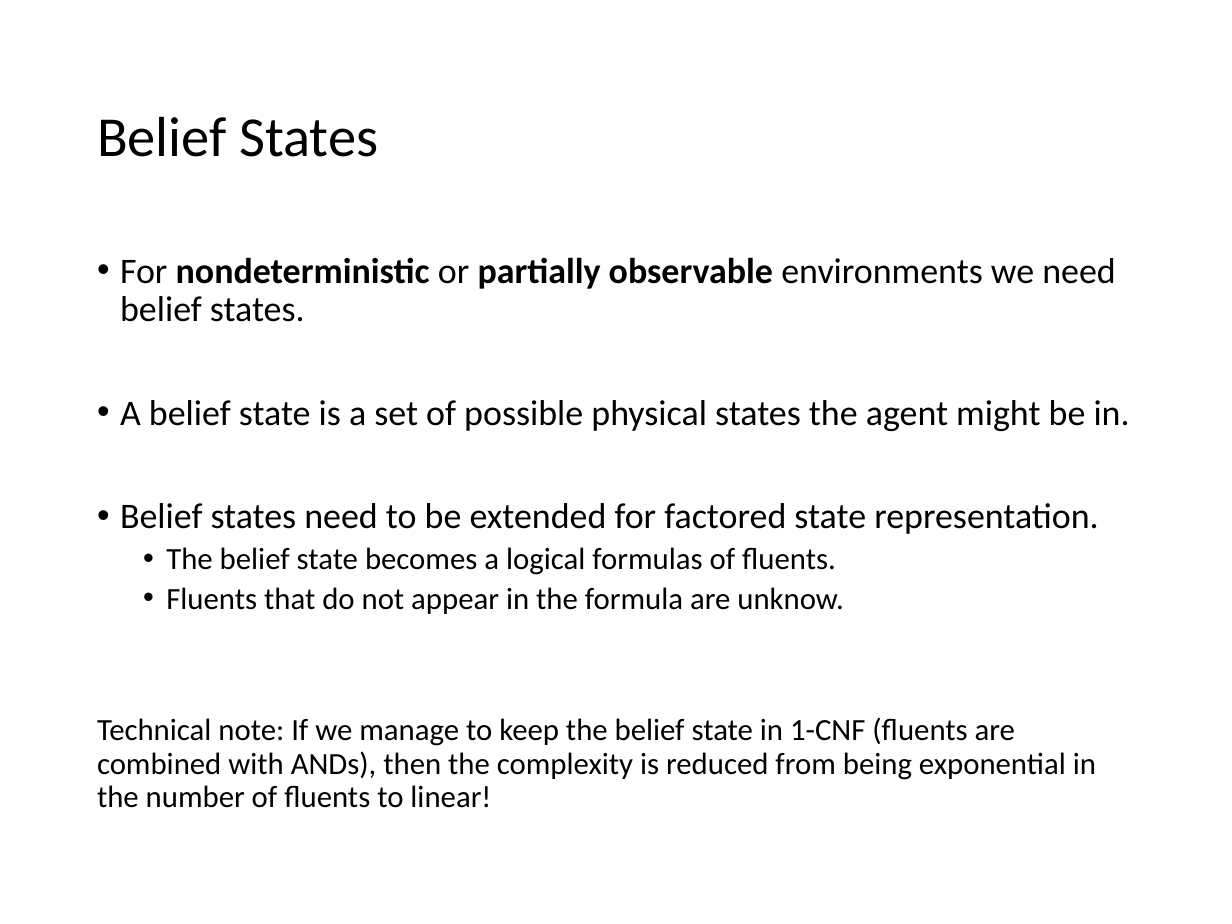
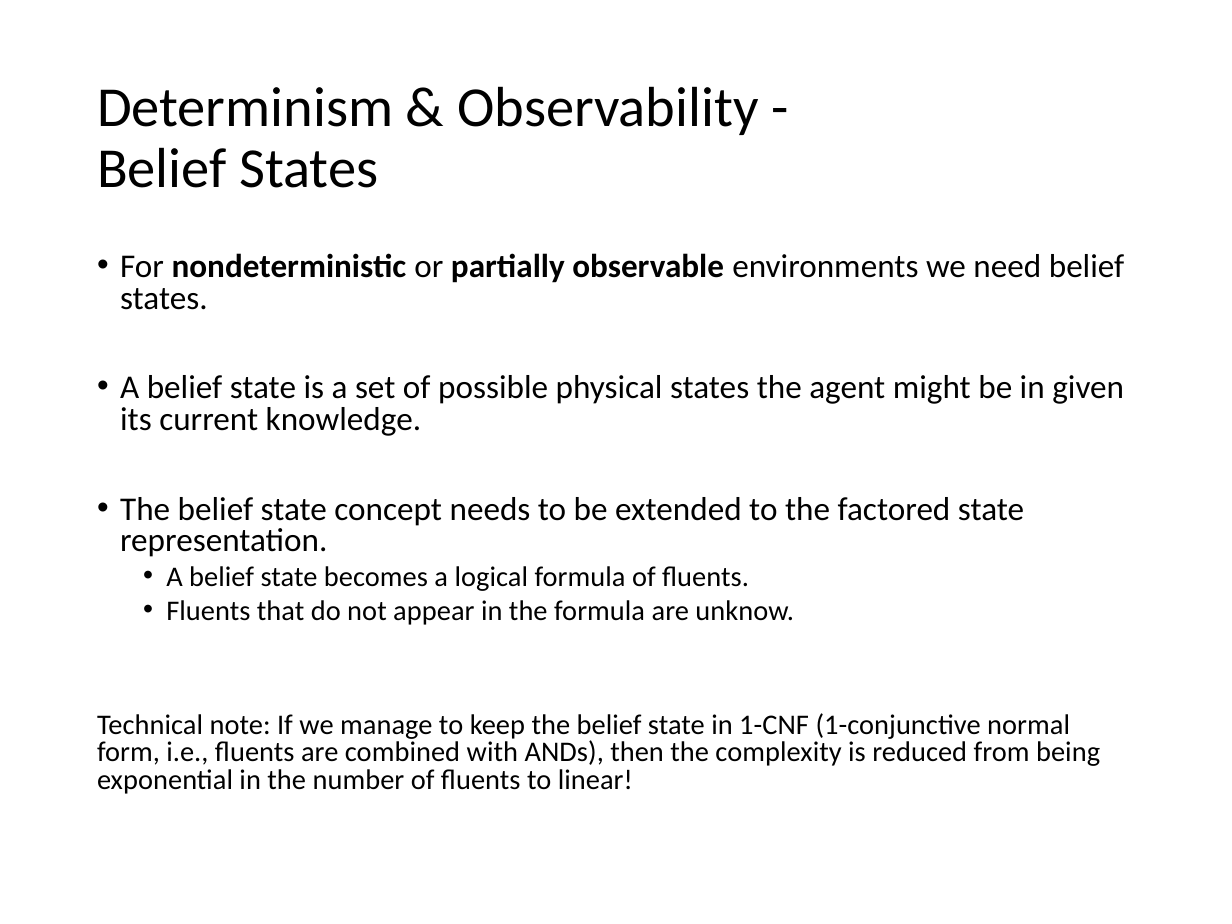
Before and after one commit to mhahsler/CS7320-AI, a slide deck: slide 15 of slides/11_Automated_Planning.pptx. Drawn at 1232x924 pixels with LibreOffice and Linux fonts; fonts in the diff are those of the drawing. Boxes give left, top, right and bottom in pixels: in the first picture for what was removed or moved away, otherwise in the second. Text is boxed around its words. In the diff, an @@ line names an element or a change of style, - is before the commit and + after.

```diff
--- a/slides/11_Automated_Planning.pptx
+++ b/slides/11_Automated_Planning.pptx
@@ title at box(97, 86, 759, 188): text changed @@
-Belief States
+Determinism & Observability -
+Belief States
@@ text at box(120, 253, 1125, 625): size 21 to 19.4 pt in "For nondeterministic or partially observable environments we ..."; size 18 to 16.6 pt in "Fluents that do not appear in the ..."; line spacing 0.9 to 0.8 @@
@@ text at box(120, 375, 1124, 591): text changed; size 21 to 19.4 pt @@
-• A belief state is a set of possible physical states the agent might be in.
-• Belief states need to be extended for factored state representation.
-  • The belief state becomes a logical formulas of fluents.
+• A belief state is a set of possible physical states the agent might be in given its current knowledge.
+• The belief state concept needs to be extended to the factored state representation.
+  • A belief state becomes a logical formula of fluents.
@@ text at box(97, 713, 1100, 794): text changed; size 18 to 16.6 pt @@
-Technical note: If we manage to keep the belief state in 1-CNF (fluents are combined with ANDs), then the complexity is reduced from being exponential in the number of fluents to linear!
+Technical note: If we manage to keep the belief state in 1-CNF (1-conjunctive normal form, i.e., fluents are combined with ANDs), then the complexity is reduced from being exponential in the number of fluents to linear!
```
Also in this commit, not shown: 11 other slides changed, 1 other file.
